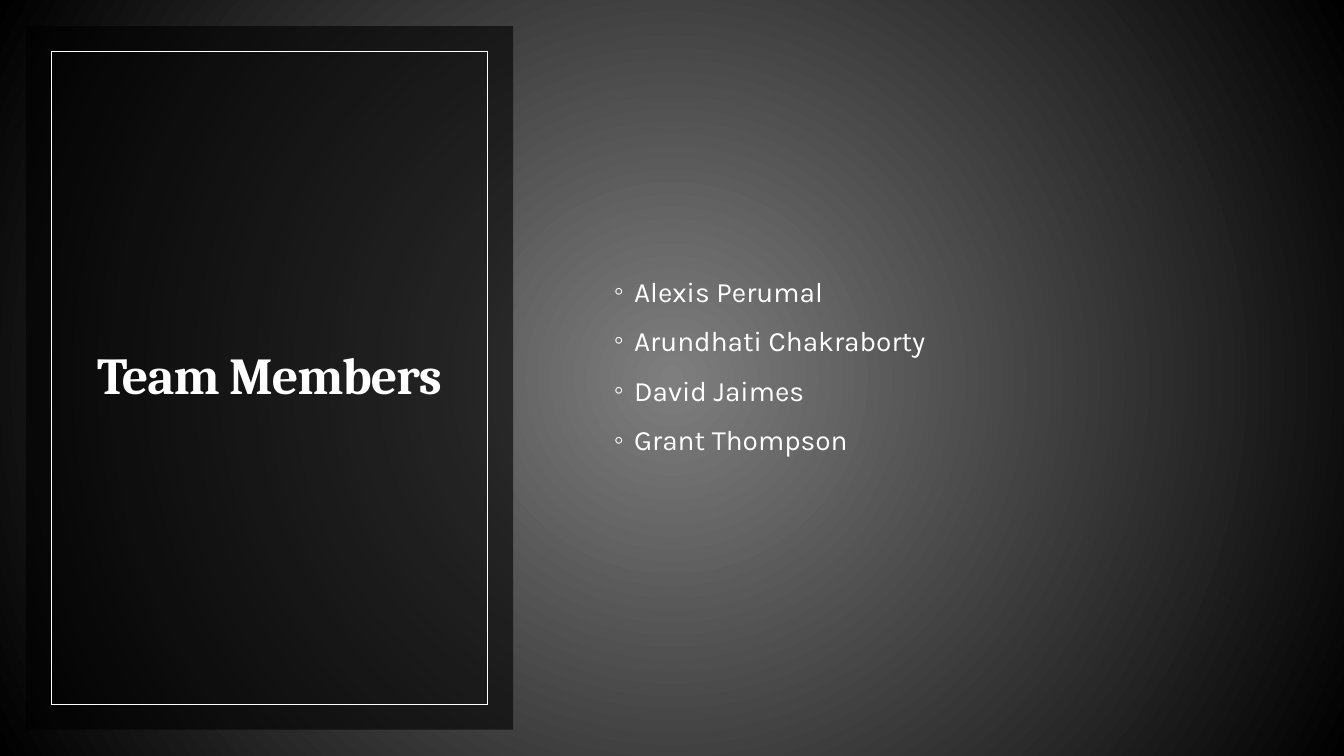
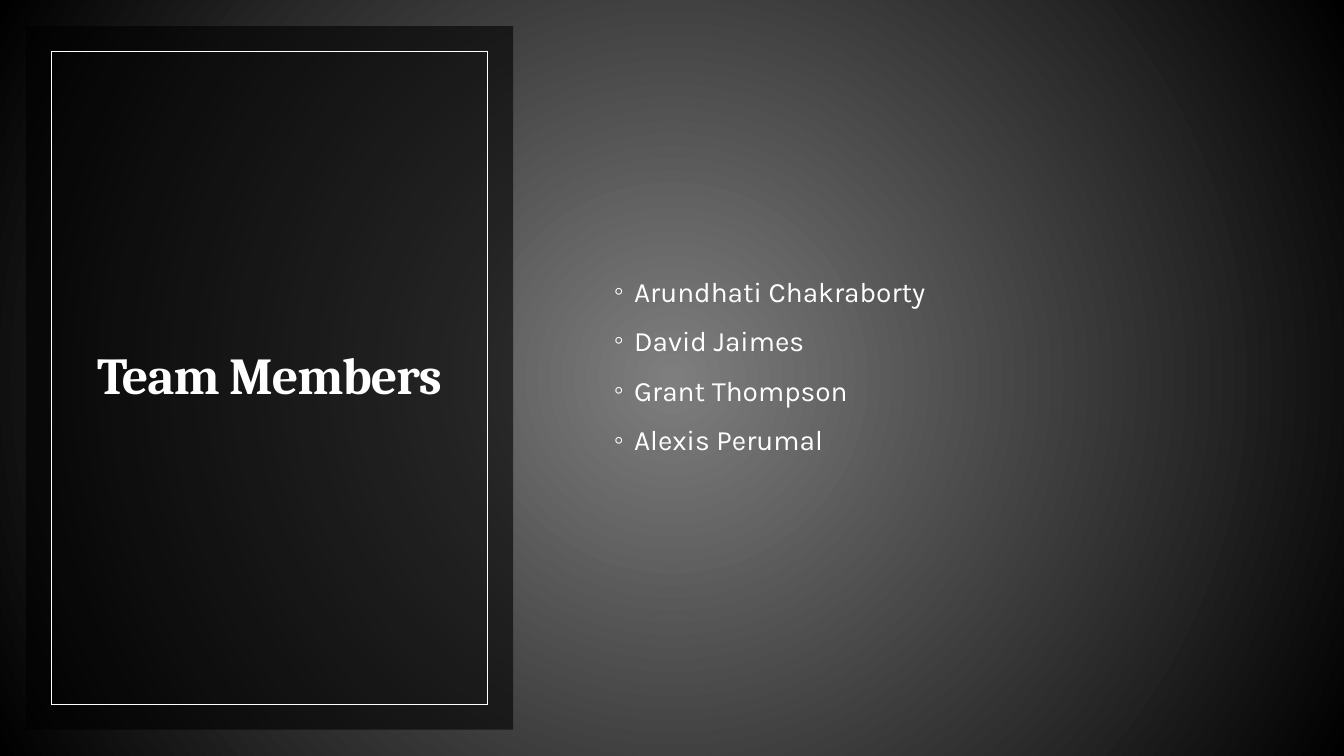
Before and after one commit to alexisperumal/ucsd_data_science_final_project, a slide deck: slide 2 of Presentation/Project_3_COVID19_MLModels_LabTests_Presentation.pptx. Drawn at 1344x756 pixels with LibreOffice and Linux fonts; fonts in the diff are those of the drawing. Boxes give left, top, right and bottom in pixels: in the first picture for what was removed or moved away, otherwise in the second. Text is boxed around its words. In the diff, an @@ line names an element or a change of style, - is before the commit and + after.

Commit message:
Minor formatting change to slide deck.

```diff
--- a/Presentation/Project_3_COVID19_MLModels_LabTests_Presentation.pptx
+++ b/Presentation/Project_3_COVID19_MLModels_LabTests_Presentation.pptx
@@ text at (634, 283, 823, 303): paragraph removed @@
-◦ Alexis Perumal
@@ text at (634, 431, 823, 451): paragraph added @@
+◦ Alexis Perumal
```
